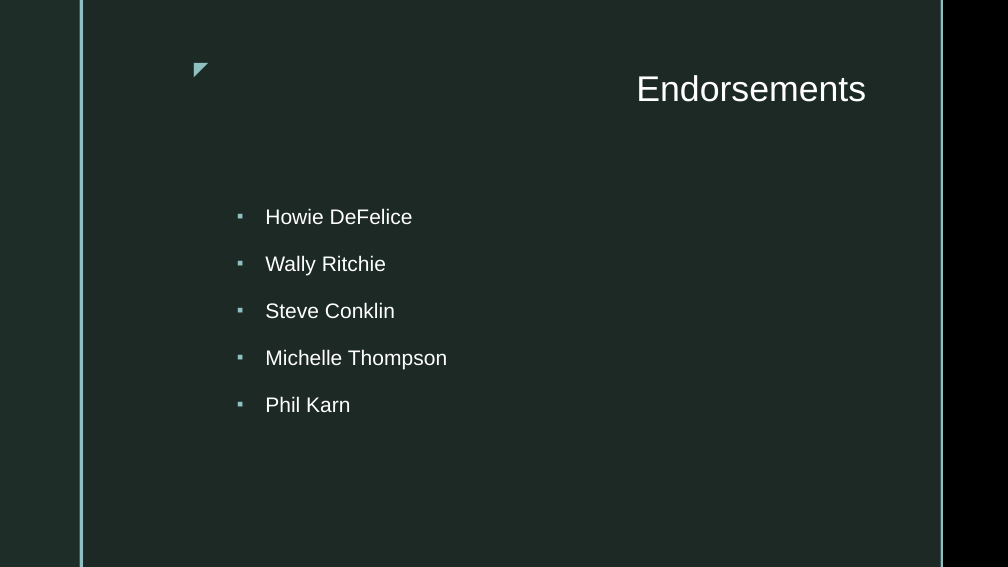
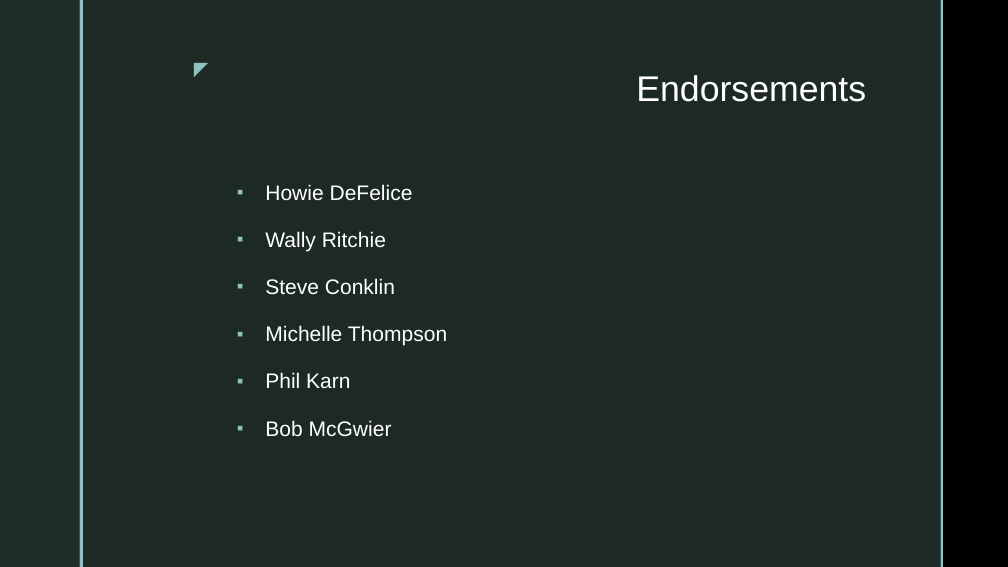
Before and after one commit to OpenResearchInstitute/documents, a slide deck: slide 12 of Papers_Articles_Presentations/Slide_Presentations/20171208_GitHubEnterpriseProposal.pptx. Drawn at 1008x567 pixels with LibreOffice and Linux fonts; fonts in the diff are those of the drawing; background and template pictures are left out. Boxes give left, top, right and bottom in pixels: in the first picture for what was removed or moved away, otherwise in the second. Text is boxed around its words. In the diff, an @@ line names an element or a change of style, - is before the commit and + after.

```diff
--- a/Papers_Articles_Presentations/Slide_Presentations/20171208_GitHubEnterpriseProposal.pptx
+++ b/Papers_Articles_Presentations/Slide_Presentations/20171208_GitHubEnterpriseProposal.pptx
@@ text at [265,420,392,436]: paragraph added @@
+▪ Bob McGwier
```
Also in this commit, not shown: 2 other slides changed, 2 other files.
